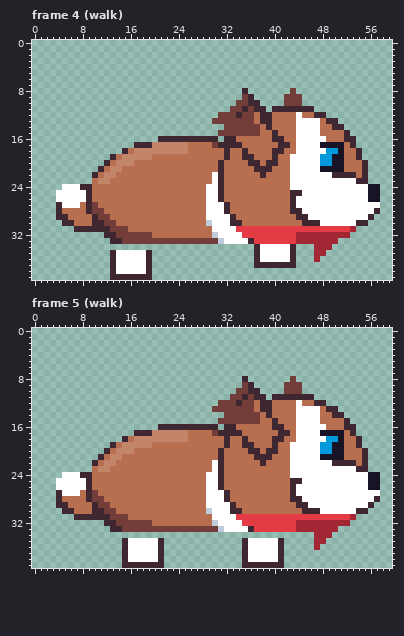
File history of a pixel-art file, art/antagonists/dog-antagonist.aseprite. Above, as it was before the edit.
60x40 pixels, 19 frames. Shown: frame 4 (walk), frame 5 (walk). The commit also changed other frames, which this record leaves out.
The result:
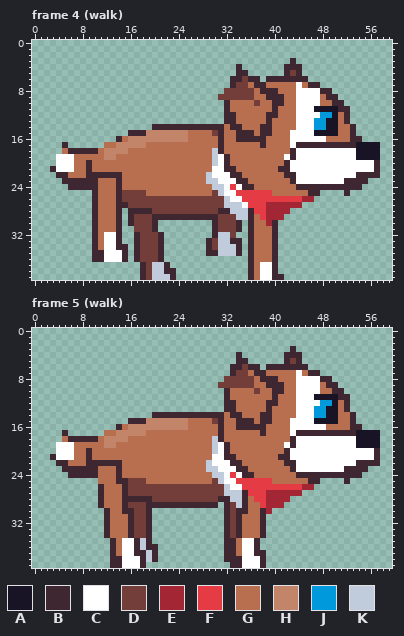
Palette (. is transparent): A #181425  B #3e2731  C #ffffff  D #733e39  E #a22633  F #e43b44  G #b86f50  H #c28569  J #0099db  K #c0cbdc
From old to new:
Changed rows in their new state; - is an unchanged pixel.
Frame 4 (walk):
first column x 3:
 3 ----------------------------------------B--------------
 4 -------------------------------B-------BBB-------------
 5 -------------------------------BB------BDB-------------
 6 ------------------------------BBDBB-BBBBBBB------------
 7 ------------------------------BDDGBBGGGGGCGBB----------
 8 -----------------------------DDDDDGBBBGGGCCCCBB--------
 9 ----------------------------DDDD-DGGBBBGGCCCCGBB-------
10 -----------------------------BGGGGDGGBBGGCCCCGGBB------
11 -----------------------------BGGGGGGG-GGGCCCAAAABB-----
12 ----------------------------.BBGGG-G-B----CCCJJAGB-----
13 ---------------------------..BBGGG-G--------JJAAGB-----
14 -----------------BBBBBBBBBBBBGBBGGGB--------JJAAGGB----
15 -------------BBBHHHHHHHGGGGDBGGBBBGBBG--C---AAAA-GB----
16 -----------BGHHHHHHHHHHGGGGGBGGBBBBB-GG-C--------G-B---
17 --B------GGHHHHHGGGGGGG----G-GGG---B--GGCBBBBBBBBB-AAAA
18 --GBBBBBGHHHH-GGGGGGGGG----KBG--G----GG-B-----CCCCCAAAA
19 -CCCGGGGGHH-GGGGG----------KC---GG---G-CB----CCCCCCAAAA
20 -CCCGGBGGG-GGG-------------KCB---GG-GG-B-----CCCCCCCCCB
21 BCCCGGBGG-GG---------------CCBB---GGG-BB-----CCCCCCCCCB
22 -BBGGGB-BBBB--------------K-CCBB---G---BB------CCCCB-BB
23 --BBBBBBGG-B--------------KKCCCBB-------B--------BB----
24 --.BB--B---B--------------GKKCFCBB------GBBBBBBBBBBB...
25 -......B---BDDDD----------GDKCCFFFFFF---GGGBB....B.....
26 -......B---BDDDDDDDDDDDDDDDDDKCCFFFFFFFFFFEE...........
27 -......B---BBDDDDDDDDDDDDDDDDKKKCFFFEEEEEE.............
28 -......BG--B.BBBBDDDDDDDDDDDB-KKKBFFEEEE...............
29 -......-GG-B.BDDDBBBBBBBBBBBDDDKKB-FEEE...............-
30 --.....-GGGB.BDDDB.........BDDD-.B--EB...............--
31 ----...-GGGB..DDDB.........BDDDB.BGGGB.............----
32 -------BGCCB..B--DB........BKKD..BGGGB............-----
33 -------BGCC-..B---B.......B--KBB.-GGGB..........-------
34 -------BGCCBB-BDDDB-------BDKKKB-BGGGB...---...--------
35 -------BBCC-B.BDDDB-------BBKKKB-BGGGB...---..---------
36 -------BBCC-B.BDDDB--------------BGGGB...---.----------
37 ----------.....BDKKB-------------BGCC-...--------------
38 ----------.....BDKKBB------------BGCCB-----------------
39 ----------.....-DKKKB------------BGCCBB----------------
Frame 5 (walk):
first column x 3:
 3 ----------------------------------------B--------------
 4 -------------------------------B-------BBB-------------
 5 -------------------------------BB------BDB-------------
 6 ------------------------------BBDBB-BBBBBBB------------
 7 ------------------------------BDDGBBGGGGGCGBB----------
 8 -----------------------------DDDDDGBBBGGGCCCCBB--------
 9 ----------------------------DDDD-DGGBBBGGCCCCGBB-------
10 -----------------------------BGGGGDGGBBGGCCCCGGBB------
11 -----------------------------BGGGGGGG-GGGCCCAAAABB-----
12 ----------------------------.BBGGG-G-B----CCCJJAGB-----
13 ---------------------------..BBGGG-G--------JJAAGB-----
14 -----------------BBBBBBBBBBBBGBBGGGB--------JJAAGGB----
15 -------------BBBHHHHHHHGGGGDBGGBBBGBBG--C---AAAA-GB----
16 -----------BGHHHHHHHHHHGGGGGBGGBBBBB-GG-C--------G-B---
17 --B------GGHHHHHGGGGGGG----G-GGG---B--GGCBBBBBBBBB-AAAA
18 --GBBBBBGHHHH-GGGGGGGGG----KBG--G----GG-B-----CCCCCAAAA
19 -CCCGGGGGHH-GGGGG----------KC---GG---G-CB----CCCCCCAAAA
20 -CCCGGBGGG-GGG-------------KCB---GG-GG-B-----CCCCCCCCCB
21 BCCCGGBGG-GG---------------CCBB---GGG-BB-----CCCCCCCCCB
22 -BBGGGB-BBBB--------------K-CCBB---G---BB------CCCCB-BB
23 --BBBBBBGG-B--------------KKCCCBB-------B--------BB----
24 --.BB--B---B--------------GKKCFCBB------GBBBBBBBBBBB...
25 -.......---BBDDD----------GDKCCFFFFFF---GGGBB....B.....
26 -.......B---BDDDDDDDDDDDDDDDDKCCFFFFFFFFFFEE...........
27 -.......B---BDDDDDDDDDDDDDDDDKKKBFFFEEEEEE.............
28 -.......B---BBBBBDDDDDDDDDDDB-KKB-FFEEEE...............
29 -.......BG--BDDDBBBBBBBBBBBB.BDKB--FEEE...............-
30 --.......BG-BBDDB............BD-B--BE................--
31 ----.....-GGGBDDB............BDBGGGB...............----
32 ----------GGGB--B............BDBGGGB..............-----
33 ---------BGGGB--B............BDBGGGB............-------
34 ---------BGGGBDDB------------BDBGGGB--------...--------
35 ----------BGC-BKB..----------BBGC-B....-----..---------
36 ----------BGC-BKBB.----------BBGC-B....-----.----------
37 ----------BGC-BBKB.----------BBGC-BB...----------------
38 ----------BBC--BKB.----------BBBC--B...----------------
39 ----------BBCCC-...-----------BBCCC-...----------------
